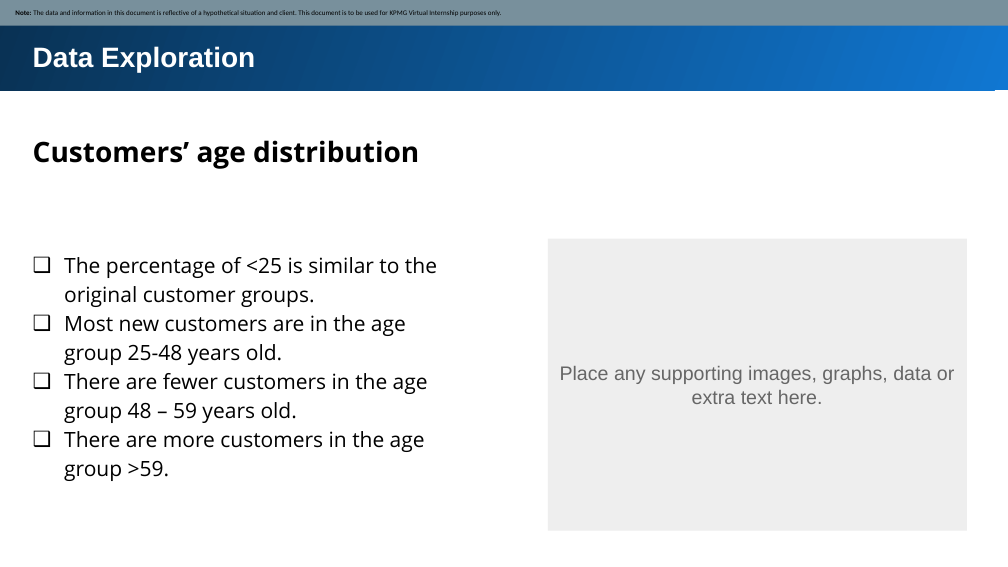
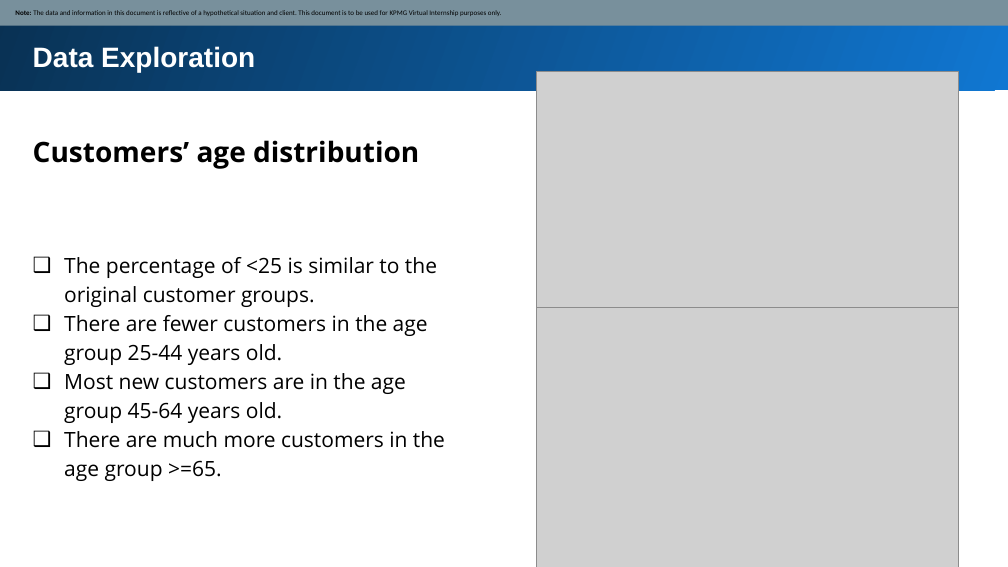
Before and after one commit to MKY01/KPMG-Virtual-Internship, a slide deck: slide 4 of 2.Data_Insights/Module_2_my_slide.pptx. Drawn at 1008x567 pixels with LibreOffice and Linux fonts; fonts in the diff are those of the drawing; grey boxes stand for pictures. Boxes give left, top, right and bottom in pixels: in the first picture for what was removed or moved away, otherwise in the second. Text is boxed around its words. In the diff, an @@ line names an element or a change of style, - is before the commit and + after.

```diff
--- a/2.Data_Insights/Module_2_my_slide.pptx
+++ b/2.Data_Insights/Module_2_my_slide.pptx
@@ picture added at bbox=[536, 71, 958, 352] @@
@@ rectangle removed at bbox=[548, 239, 968, 531] @@
@@ text at bbox=[64, 315, 445, 481]: text changed @@
-❑ Most new customers are in the age group 25-48 years old.
-❑ There are fewer customers in the age group 48 – 59 years old.
-❑ There are more customers in the age group >59.
+❑ There are fewer customers in the age group 25-44 years old.
+❑ Most new customers are in the age group 45-64 years old.
+❑ There are much more customers in the age group >=65.
@@ picture added at bbox=[536, 307, 958, 567] @@
@@ text removed at bbox=[560, 366, 954, 404] @@
-Place any supporting images, graphs, data or extra text here.
```
Also in this commit, not shown: 4 other slides changed, 5 other files.
